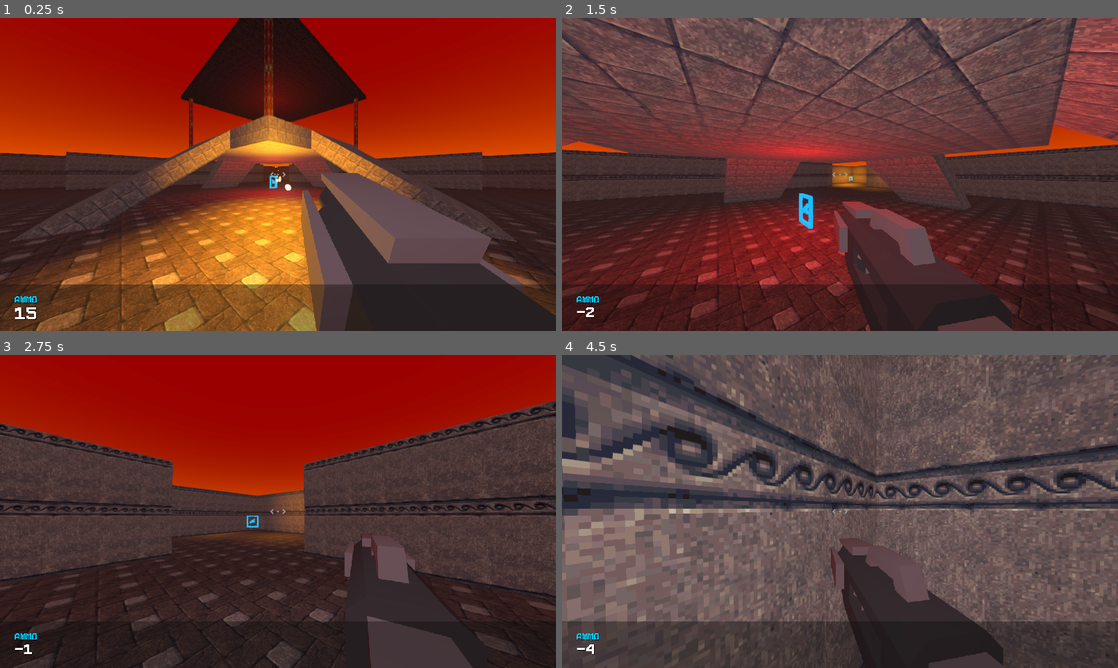
Above: before the commit, frames 1-4 (two rows, left to right).
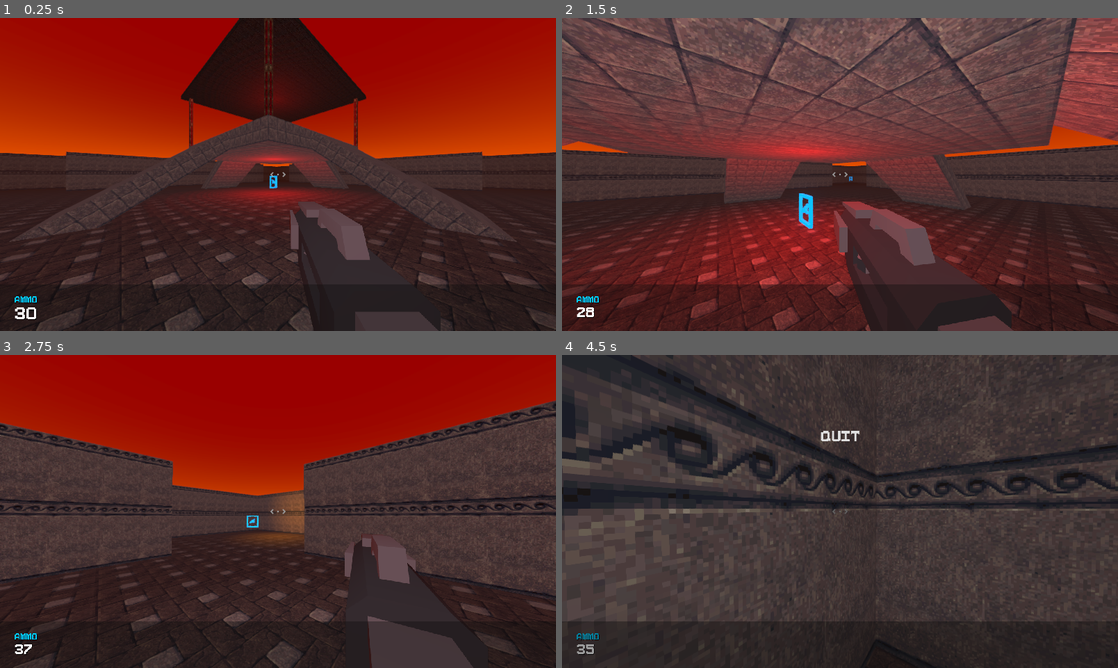
Above: after the commit, the same moments.

Repository: Riari/heccfire
Game: Godot game, scene res://scenes/maps/Quad.tscn
Same seed, same stepped clock (60 frames per second), same inputs: the game is played once before the commit and once after it.
Inputs (mouse positions are in pixels of both pictures, inside the frame that each line leads up to):
- Up to frame 1 (0.25 s): no input
- Up to frame 2 (1.5 s): move the mouse to (867, 174) at 0.52 s; hold W (move_forward) from 0.53 s (still down); click (867, 174) at 0.6 s; tap Space (jump) at 0.77 s; move the mouse to (812, 174) at 1.27 s; click (812, 174) at 1.35 s
- Up to frame 3 (2.75 s): keep holding W (move_forward); tap Space (jump) at 1.52 s; move the mouse to (289, 505) at 2.02 s; click (289, 505) at 2.1 s
- Up to frame 4 (4.5 s): move the mouse to (834, 517) at 2.77 s; click (834, 517) at 2.85 s; tap Space (jump) at 3.02, 3.77 s; move the mouse to (878, 514) at 3.52 s; click (878, 514) at 3.6 s; tap Escape (ui_cancel) at 4.15 s; move the mouse to (673, 464) at 4.27 s; release W (move_forward) at 4.28 s; hold A (strafe_left) from 4.28 s (still down); click (673, 464) at 4.35 s

The runs differ from the first frame. In frame 1, 32% of the frame differs, in the area x 0-100%, y 15-100%; in frame 2, 0.7%; in frame 3, 0.2%; in frame 4, 75%, in the area x 0-100%, y 0-100%.

Commit message:
Add escape menu

Diff:
--- /dev/null
+++ b/scenes/ui/EscapeMenu.tscn
@@ -0,0 +1,33 @@
+[gd_scene load_steps=3 format=2]
+
+[ext_resource path="res://scripts/ui/EscapeMenu.gd" type="Script" id=1]
+[ext_resource path="res://themes/default.tres" type="Theme" id=2]
+
+[node name="EscapeMenu" type="Control"]
+anchor_right = 1.0
+anchor_bottom = 1.0
+mouse_filter = 2
+script = ExtResource( 1 )
+
+[node name="Overlay" type="ColorRect" parent="."]
+visible = false
+anchor_right = 1.0
+anchor_bottom = 1.0
+color = Color( 0.0313726, 0.0313726, 0.0313726, 0.392157 )
+
+[node name="Items" type="VBoxContainer" parent="Overlay"]
+anchor_left = 0.5
+anchor_top = 0.5
+anchor_right = 0.5
+anchor_bottom = 0.5
+margin_left = -186.5
+margin_top = -189.5
+margin_right = 186.5
+margin_bottom = 189.5
+
+[node name="Quit" type="Button" parent="Overlay/Items"]
+margin_right = 373.0
+margin_bottom = 34.0
+theme = ExtResource( 2 )
+text = "Quit"
+flat = true
--- a/scenes/ui/HUD.tscn
+++ b/scenes/ui/HUD.tscn
@@ -1,9 +1,10 @@
-[gd_scene load_steps=5 format=2]
+[gd_scene load_steps=6 format=2]
 
 [ext_resource path="res://textures/ui/crosshair019.png" type="Texture" id=1]
 [ext_resource path="res://scripts/ui/HUD.gd" type="Script" id=2]
 [ext_resource path="res://themes/default.tres" type="Theme" id=3]
 [ext_resource path="res://raw_assets/audio/Pickup1.wav" type="AudioStream" id=4]
+[ext_resource path="res://scenes/ui/EscapeMenu.tscn" type="PackedScene" id=5]
 
 [node name="HUD" type="Control"]
 anchor_right = 1.0
@@ -61,3 +62,5 @@
 custom_colors/font_color_shadow = Color( 0, 0, 0, 1 )
 bbcode_text = "Ammo"
 text = "Ammo"
+
+[node name="EscapeMenu" parent="." instance=ExtResource( 5 )]
--- a/scripts/Player.gd
+++ b/scripts/Player.gd
@@ -77,21 +77,18 @@
 	return input_dir.normalized()
 
 func _unhandled_input(event):
-	if Input.is_action_just_pressed("ui_cancel"):
-		if Input.get_mouse_mode() == Input.MOUSE_MODE_CAPTURED:
-			Input.set_mouse_mode(Input.MOUSE_MODE_VISIBLE)
-		else:
-			Input.set_mouse_mode(Input.MOUSE_MODE_CAPTURED)
-
-	if event is InputEventMouseMotion and Input.get_mouse_mode() == Input.MOUSE_MODE_CAPTURED:
+	if event is InputEventMouseMotion && Input.get_mouse_mode() == Input.MOUSE_MODE_CAPTURED:
 		rotate_y(-event.relative.x * mouse_sensitivity)
 		head.rotate_x(-event.relative.y * mouse_sensitivity)
 		head.rotation.x = clamp(head.rotation.x, -1.2, 1.2)
 
 func _process(_delta):
+	if Input.get_mouse_mode() != Input.MOUSE_MODE_CAPTURED:
+		return
+
 	weapon_cam.global_transform = camera.global_transform
 
-	if !Input.is_action_just_pressed("fire") && ammo[current_weapon] <= 0:
+	if !Input.is_action_just_pressed("fire") || ammo[current_weapon] <= 0:
 		return
 
 	fire()
@@ -116,7 +113,8 @@
 	elif hand.transform.origin != hand_origin:
 		hand.transform.origin = lerp(hand.transform.origin, hand_origin, delta * HAND_MOTION_LERP_SPEED)
 
-	hand.rotation.x = lerp(hand.rotation.x, hand_rotation.x, delta * HAND_MOTION_LERP_SPEED)
+	if Input.get_mouse_mode() == Input.MOUSE_MODE_CAPTURED:
+		hand.rotation.x = lerp(hand.rotation.x, hand_rotation.x, delta * HAND_MOTION_LERP_SPEED)
 
 func on_pickup(node: Node, type: String, amount: int):
 	if node != self:
--- a/scripts/PlayerHand.gd
+++ b/scripts/PlayerHand.gd
@@ -9,6 +9,10 @@
 export var sway_normal : Vector3
 
 func _input(event):
+	if Input.get_mouse_mode() != Input.MOUSE_MODE_CAPTURED:
+		mouse_moved = 0
+		return
+
 	if event is InputEventMouseMotion:
 		mouse_moved = -event.relative.x
 
--- /dev/null
+++ b/scripts/ui/EscapeMenu.gd
@@ -0,0 +1,19 @@
+extends Node
+
+onready var overlay = $Overlay
+onready var opt_quit = $Overlay/Items/Quit
+
+func _ready():
+	opt_quit.connect("pressed", self, "on_quit")
+
+func _unhandled_input(event):
+	if Input.is_action_just_pressed("ui_cancel"):
+		if Input.get_mouse_mode() == Input.MOUSE_MODE_CAPTURED:
+			overlay.visible = true
+			Input.set_mouse_mode(Input.MOUSE_MODE_VISIBLE)
+		else:
+			overlay.visible = false
+			Input.set_mouse_mode(Input.MOUSE_MODE_CAPTURED)
+
+func on_quit():
+	get_tree().quit()
--- a/themes/default.tres
+++ b/themes/default.tres
@@ -5,4 +5,16 @@
 
 [resource]
 default_font = ExtResource( 1 )
+Button/colors/font_color = Color( 0.88, 0.88, 0.88, 1 )
+Button/colors/font_color_disabled = Color( 0.9, 0.9, 0.9, 0.2 )
+Button/colors/font_color_focus = Color( 0.94, 0.94, 0.94, 1 )
+Button/colors/font_color_hover = Color( 0.94, 0.94, 0.94, 1 )
+Button/colors/font_color_pressed = Color( 1, 1, 1, 1 )
+Button/constants/hseparation = 4
+Button/fonts/font = ExtResource( 1 )
+Button/styles/disabled = null
+Button/styles/focus = null
+Button/styles/hover = null
+Button/styles/normal = null
+Button/styles/pressed = null
 Panel/styles/panel = ExtResource( 2 )
Not shown, added: .editorconfig
